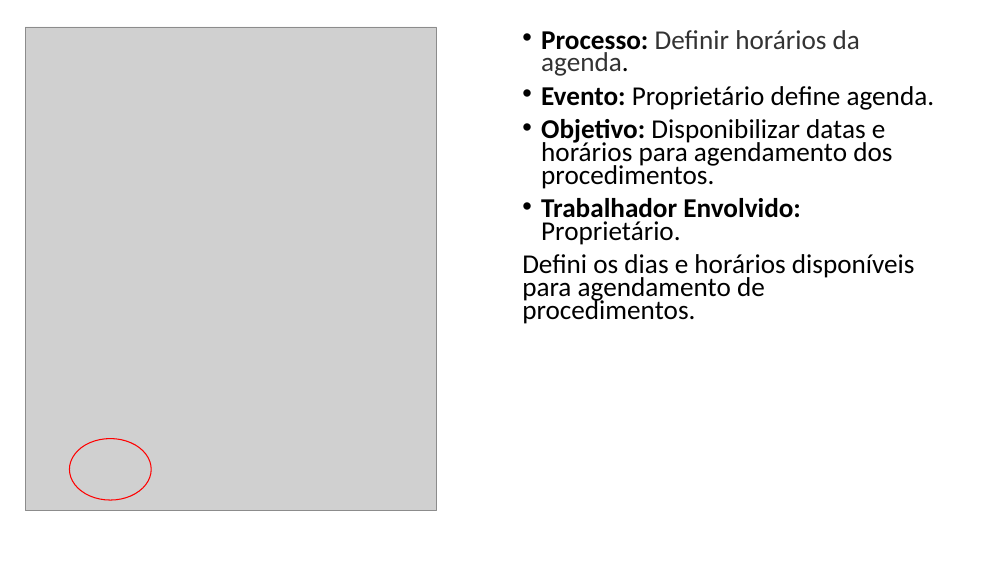
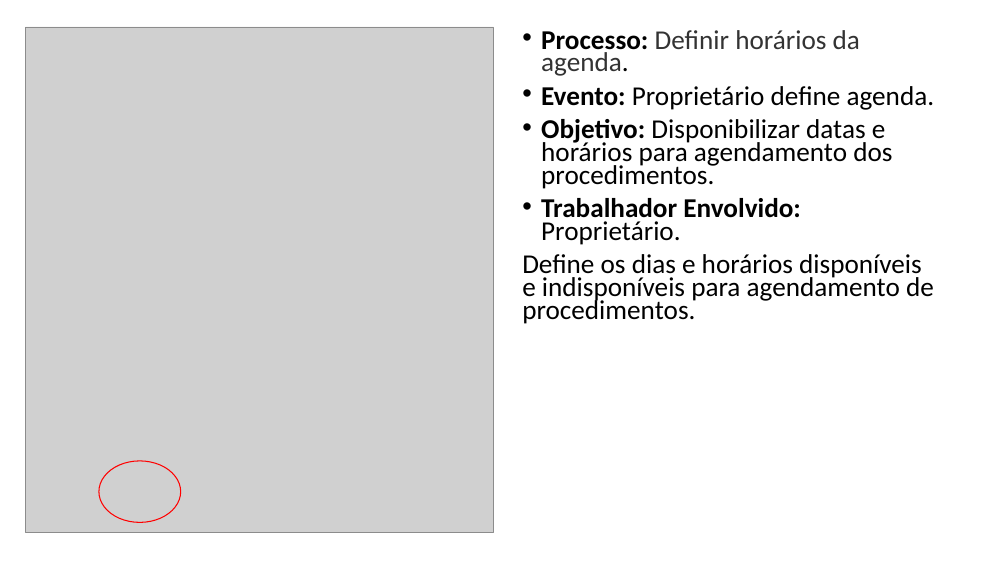
Before and after one commit to kaiquecamposdesouza/Ac04_Engenharia_req, a slide deck: slide 1 of Artefato 18 - Descrição doa processos de negócio.pptx. Drawn at 1008x567 pixels with LibreOffice and Linux fonts; fonts in the diff are those of the drawing; grey boxes stand for pictures. Boxes give left, top, right and bottom in pixels: in the first picture for what was removed or moved away, otherwise in the second. Text is boxed around its words. In the diff, an @@ line names an element or a change of style, - is before the commit and + after.

```diff
--- a/Artefato 18 - Descrição doa processos de negócio.pptx
+++ b/Artefato 18 - Descrição doa processos de negócio.pptx
@@ picture: place and size @@
-picture at box(25, 27, 436, 511)
+picture at box(26, 27, 494, 532)
@@ text at box(522, 254, 934, 324): text changed @@
-Defini os dias e horários disponíveis para agendamento de procedimentos.
+Define os dias e horários disponíveis e indisponíveis para agendamento de procedimentos.
@@ ellipse: place and size @@
-ellipse at box(70, 439, 151, 500)
+ellipse at box(99, 461, 181, 523)
```
Also in this commit, not shown: 2 other slides changed, 7 other files.
